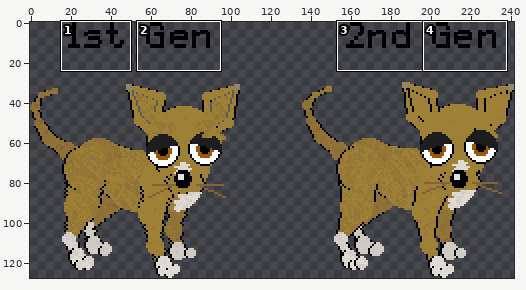
Two states of a sprite sheet, assets/guides/breed-profiles/dogz/chihuahua/chihuahua-2nd-gen.png. The first picture is a wide view before the edit; the outline marks the close-up.
Close-up. As it was:
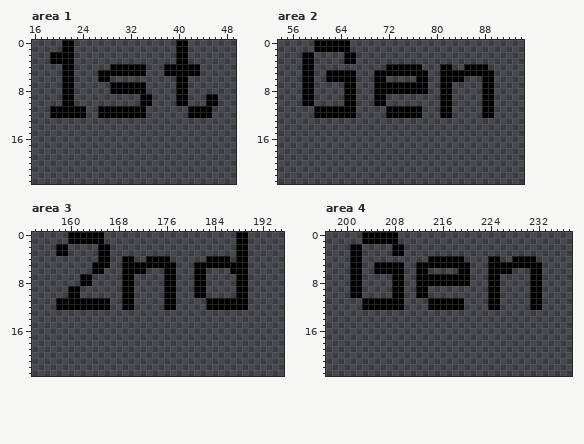
The file is 242x128 pixels. Colours within 5 levels of each other are drawn and written as one. Shown: area 1: x 16..49, y 0..23; area 2: x 54..94, y 0..23; area 3: x 154..195, y 0..23; area 4: x 197..237, y 0..23.
New version:
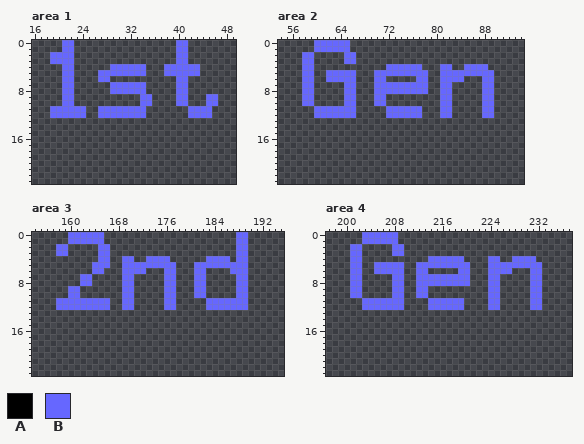
Palette (. is transparent): A #000000  B #6667ff
Diff:
Changed rows in their new state; - is an unchanged pixel.
Area 1:
first column x 19:
 0 --BB-----------------BB-----
 1 --BB-----------------BB-----
 2 BBBB-----------------BB-----
 3 BBBB-----------------BB-----
 4 --BB------BBBBBB---BBBBBB---
 5 --BB----BBBBBBBB---BBBBBB---
 6 --BB----BB-----------BB-----
 7 --BB------BBBBBB-----BB-----
 8 --BB------BBBBBB-----BB-----
 9 --BB-----------BB----BB---BB
10 --BB-----------BB----BB---BB
11 BBBBBB--BBBBBBBB-------BBBB-
12 BBBBBB--BBBBBBBB-------BBBB-
Area 2:
first column x 58:
 0 --BBBBBB------------------------
 1 --BBBBBB------------------------
 2 BB-----BB-----------------------
 3 BB-----BB-----------------------
 4 BB------------BBBBBB---BB--BBBB-
 5 BB--BBBBB---BBBBBBBBB--BBBBBBBBB
 6 BB--BBBBB---BB-----BB--BBBB---BB
 7 BB-----BB---BBBBBBBBB--BB-----BB
 8 BB-----BB---BBBBBBBBB--BB-----BB
 9 BB-----BB---BB---------BB-----BB
10 BB-----BB---BB---------BB-----BB
11 --BBBBBBB-----BBBBBB---BB-----BB
12 --BBBBBBB-----BBBBBB---BB-----BB
Area 3:
first column x 158:
 0 --BBBBBB----------------------BB
 1 --BBBBBB----------------------BB
 2 BB-----BB---------------------BB
 3 BB-----BB---------------------BB
 4 -------BB--BB--BBBB------BBBB-BB
 5 ------BBB--BBBBBBBBB---BBBBBBBBB
 6 ------BB---BBBB---BB---BB----BBB
 7 ----BB-----BB-----BB---BB-----BB
 8 ----BB-----BB-----BB---BB-----BB
 9 --BB-------BB-----BB---BB-----BB
10 --BB-------BB-----BB---BB-----BB
11 BBBBBBBBB--BB-----BB-----BBBBBBB
12 BBBBBBBBB--BB-----BB-----BBBBBBB
Area 4:
first column x 201:
 0 --BBBBBB------------------------
 1 --BBBBBB------------------------
 2 BB-----BB-----------------------
 3 BB-----BB-----------------------
 4 BB-----------BBBBBB----BB--BBBB-
 5 BB--BBBBB--BBBBBBBBB---BBBBBBBBB
 6 BB--BBBBB--BB-----BB---BBBB---BB
 7 BB-----BB--BBBBBBBBB---BB-----BB
 8 BB-----BB--BBBBBBBBB---BB-----BB
 9 BB-----BB--BB----------BB-----BB
10 BB-----BB--BB----------BB-----BB
11 --BBBBBBB----BBBBBB----BB-----BB
12 --BBBBBBB----BBBBBB----BB-----BB
Boxes around the changes in both close-ups, in picture pixels (x1, y1, x2, y2):
changed: (50, 40, 218, 118)
changed: (302, 40, 494, 118)
changed: (56, 232, 176, 310)
changed: (194, 232, 248, 310)
changed: (350, 232, 470, 310)
changed: (488, 256, 542, 310)
